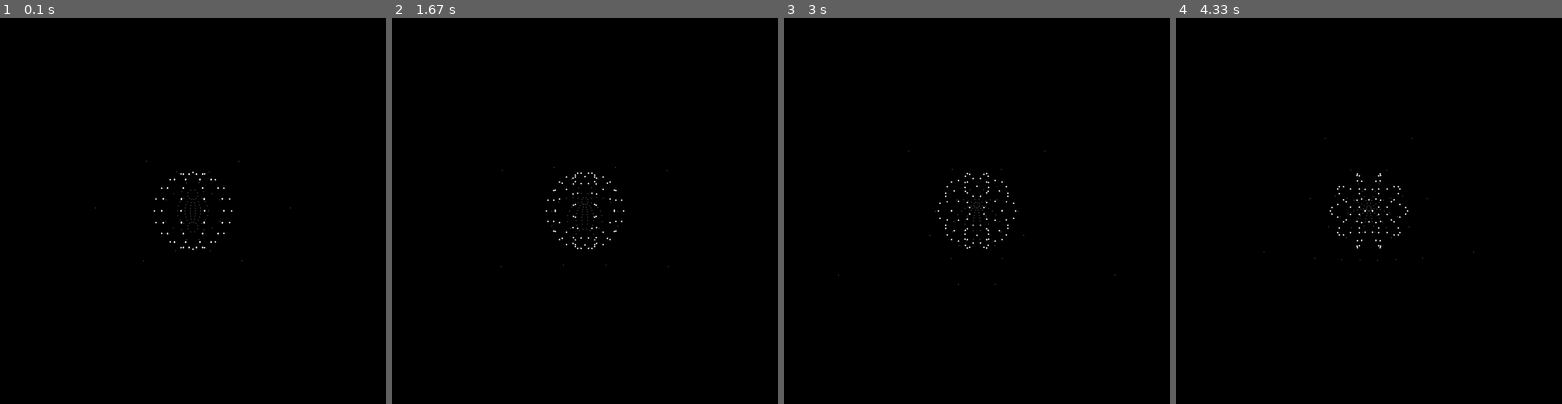
Above: before the commit, frames 1-4 (left to right).
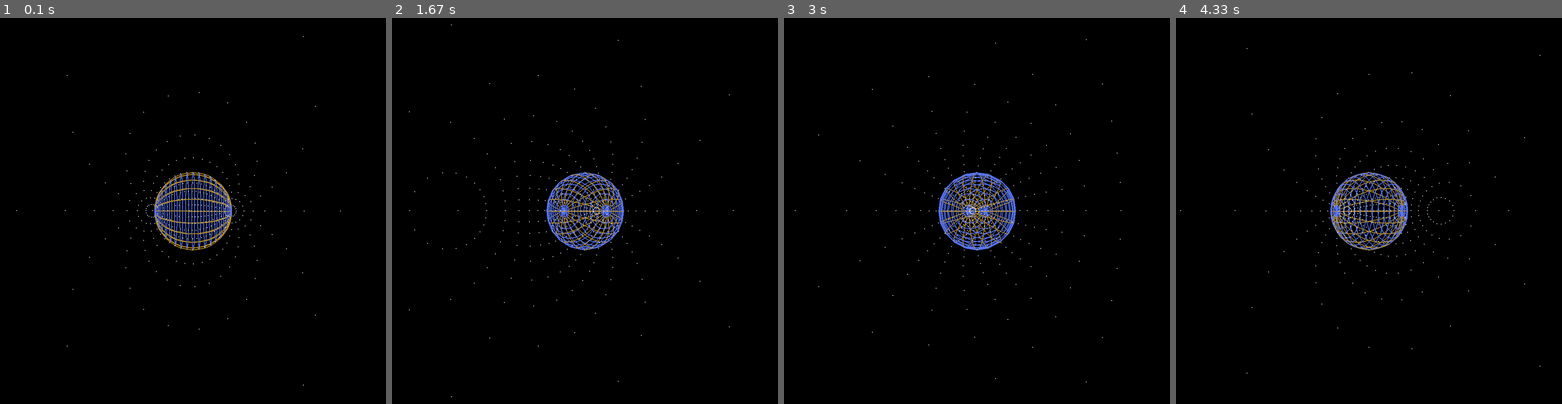
Above: after the commit, the same moments.

Repository: Josephbakulikira/Stereographic-projection-pygame
Game: pygame game, started from main.py
Same seed, same stepped clock (60 frames per second), same inputs: the game is played once before the commit and once after it.
Inputs:
- Up to frame 1 (0.1 s): no input
- Up to frame 2 (1.67 s): no input
- Up to frame 3 (3 s): no input
- Up to frame 4 (4.33 s): no input

The runs differ from the first frame. In frame 1, 2.1% of the frame differs, in the area x 4-89%, y 4-96%; in frame 2, 2.4%; in frame 3, 2.5%, in the area x 2-88%, y 5-95%; in frame 4, 2.2%.

Commit message:
add polygons structure

Diff:
--- a/main.py
+++ b/main.py
@@ -1,22 +1,32 @@
 import pygame
 from setting import *
 from utils import *
+from render import Render
 
+setting = Setting()
 
 pygame.init()
-display = pygame.display.set_mode(resolution)
+display = pygame.display.set_mode(setting.get_resolution())
 clock = pygame.time.Clock()
-fps = 30
 
-sphereMesh = GenerateUVSphere(10, 10)
+n = 20
+k = 20
+sphereMesh = GenerateUVSphere(n, k)
+
+# apply rotation
+for polygon in sphereMesh:
+    for index, vertex in enumerate(polygon.vertices):
+        vertex = np.matmul(zRot(setting.PI/2), vertex.ToMatrix())
+        vertex = MatrixToVertex(vertex)
+        polygon.vertices[index] = vertex
 
 theta = 0
-
+prev = None
 
 run = True
 while run:
-    display.fill(black)
-    clock.tick(fps)
+    display.fill(setting.black)
+    clock.tick(setting.fps)
     frame_rate = int(clock.get_fps())
     pygame.display.set_caption("Stereographic projection : fps: {0}".format(frame_rate))
 
@@ -27,15 +37,41 @@
             if event.key == pygame.K_ESCAPE:
                 run = False
 
-    for index, vertex in enumerate(sphereMesh):
-        vertex = np.matmul(xRot(theta), vertex.ToMatrix())
-        vertex = MatrixToVertex(vertex)
-        v = vertex.translatetoScreen(-1, 1, 0, 200)
-        pygame.draw.circle(display, white, (v.x  + width//2 - 100, v.y + height //2 - 100), 2)
-        if index > 0 and index < len(sphereMesh)-1:
-            x, y = StereographicProjection(None, None, vertex)
-            pygame.draw.circle(display, (100, 100, 100), (x + width//2 , y + height//2), 1)
+    # for index, vtx in enumerate(sphereMesh):
+    #     vertex = np.matmul(xRot(theta), vtx.ToMatrix())
+    #     vertex = np.matmul(yRot(theta), vertex)
 
+    #     vertex = MatrixToVertex(vertex)
+    #     v = vertex.translatetoScreen(-1, 1, 0, 200)
+    #     pygame.draw.circle(display, white, (v.x  + width//2 - 100, v.y + height //2 - 100), 2)
+
+    #     if index > 0 and index < len(sphereMesh)-1:
+    #         x, y = StereographicProjection(None, None, vertex)
+    #         # pygame.draw.circle(display, (100, 100, 100), (x + width//2 , y + height//2), 1)
+
+    # for index, tgl in enumerate(triangles):
+
+    #     v1 = np.matmul(xRot(theta), tgl.v1.ToMatrix())
+    #     v2 = np.matmul(xRot(theta), tgl.v2.ToMatrix())
+    #     v3 = np.matmul(xRot(theta), tgl.v3.ToMatrix())
+
+    #     v1 = MatrixToVertex(v1)
+    #     v2 = MatrixToVertex(v2)
+    #     v3 = MatrixToVertex(v3)
+
+    #     vertex1 = v1.translatetoScreen(-1, 1, 0, 200)
+    #     vertex2 = v2.translatetoScreen(-1, 1, 0, 200)
+    #     vertex3 = v3.translatetoScreen(-1, 1, 0, 200)
+
+    #     pygame.draw.circle(display, white, (vertex1.x  + width//2 - 100, vertex1.y + height //2 - 100), 2)
+    #     pygame.draw.circle(display, white, (vertex2.x  + width//2 - 100, vertex2.y + height //2 - 100), 2)
+    #     pygame.draw.circle(display, white, (vertex3.x  + width//2 - 100, vertex3.y + height //2 - 100), 2)
+
+    #     pygame.draw.line(display, white, (vertex1.x  + width//2 - 100, vertex1.y + height //2 - 100), (vertex2.x  + width//2 - 100, vertex2.y + height //2 - 100), 2)
+    #     pygame.draw.line(display, white, (vertex1.x  + width//2 - 100, vertex1.y + height //2 - 100), (vertex3.x  + width//2 - 100, vertex3.y + height //2 - 100), 2)
+    #     pygame.draw.line(display, white, (vertex3.x  + width//2 - 100, vertex3.y + height //2 - 100), (vertex2.x  + width//2 - 100, vertex2.y + height //2 - 100), 2)
+
+    Render( polygons=sphereMesh , display=display, theta=theta, setting=setting)
 
     theta += 0.01
     pygame.display.update()
--- /dev/null
+++ b/polygon.py
@@ -0,0 +1,6 @@
+class Polygon:
+    def __init__(self):
+        self.vertices = []
+
+    def getSize(self):
+        return len(self.vertices)
--- /dev/null
+++ b/render.py
@@ -0,0 +1,47 @@
+import pygame
+from utils import *
+from polygon import Polygon
+import numpy as np
+
+def Render(polygons, display, theta, setting):
+    for polygon in polygons:
+        previous_vertex = None
+        previous_projection = None
+        for index, vertex in enumerate(polygon.vertices):
+            vertex = np.matmul(yRot(theta), vertex.ToMatrix())
+            # vertex = np.matmul(yRot(theta), vertex)
+            vertex = MatrixToVertex(vertex)
+
+            sphere_scale = 200
+            v = vertex.translatetoScreen(-1, 1, 0, sphere_scale)
+            # add screen offsets
+            x = v.x + setting.width // 2 - sphere_scale//2
+            y = v.y + setting.height // 2 - sphere_scale//2
+
+            # Stereographic projection
+            projected_scale = sphere_scale//2
+
+            stereo_projection = StereographicProjection(None, None, vertex, projected_scale)
+            s_x = stereo_projection[0] + setting.width // 2
+            s_y = stereo_projection[1] + setting.height // 2
+
+
+
+            if previous_vertex:
+                if index%2:
+                    pygame.draw.line(display, setting.blue, (x, y), previous_vertex, 2)
+                else:
+                    pygame.draw.line(display, setting.yellow, (x, y), previous_vertex, 2)
+
+            # if previous_projection:
+            #     if index%2 == 0:
+            #         pygame.draw.line(display, setting.blue, (s_x, s_y), previous_projection, 1)
+            #     else:
+            #         pygame.draw.line(display, setting.yellow, (s_x, s_y), previous_projection, 1)
+            previous_vertex = (x, y)
+            previous_projection = (s_x, s_y)
+
+            # draw projected vertices
+            pygame.draw.circle(display, setting.white, (s_x, s_y), 1)
+            # draw vertices
+            # pygame.draw.circle(display, setting.white, (x, y), 1)
--- a/setting.py
+++ b/setting.py
@@ -1,6 +1,18 @@
-width, height = 1000, 1000
-resolution = (width, height)
-white, black = (255, 255, 255), (0, 0, 0)
+
+class Setting:
+    def __init__(self):
+        self.width = 1000
+        self.height = 1000
+        self.black = (0, 0, 0)
+        self.white = (255, 255, 255)
+        self.yellow = (200, 150, 20)
+        self.blue = (89, 120, 250)
+        self.fps = 60
+        self.PI = 3.14159265359
+        self.TAU = self.PI * 2
+
+    def get_resolution(self):
+        return (self.width, self.height)
 
 def Translate(value, min1, max1, min2, max2):
     return min2 + (max2 - min2) * ((value-min1)/(max1-min1))
--- a/utils.py
+++ b/utils.py
@@ -1,5 +1,6 @@
 import setting
 from vertex import Vertex
+from polygon import Polygon
 import math
 import numpy as np
 
@@ -26,10 +27,13 @@
 
 def MatrixToVertex(mat):
     return Vertex(mat[0][0], mat[1][0], mat[2][0])
+
 def GenerateUVSphere(n, k):
     vertices = []
+    polygons = []
     # adding the North pole
-    vertices.append(Vertex(0, 1, 0))
+    north_pole = Vertex(0, 1, 0)
+    vertices.append(north_pole)
 
     for i in range(k-1):
         phi = math.pi * (i+1)/k
@@ -41,12 +45,53 @@
             vertices.append(Vertex(x, y, z))
 
     # adding the south pole
-    vertices.append(Vertex(0, -1, 0))
+    south_pole = Vertex(0, -1, 0)
+    vertices.append(south_pole)
 
-    return vertices
+    # Add north and south pole triangles
+    for i in range(n):
+        # North polygons
+        index_0 = i + 1
+        index_1 = ( i + 1) % n + 1
+        North = Polygon()
+        North.vertices.append(north_pole)
+        North.vertices.append(vertices[index_0])
+        North.vertices.append(vertices[index_1])
+        polygons.append(North)
 
-def StereographicProjection(N, S, vertex):
-    x = ( 2 * vertex.x)/(1-vertex.z)
-    y = ( 2 * vertex.y)/(1-vertex.z)
+        # South polygons
+        index_0 = i + n * (k - 2) + 1
+        index_1 = (i + 1) % n + n * (k - 2) + 1
+        South = Polygon()
+        South.vertices.append(south_pole)
+        South.vertices.append(vertices[index_0])
+        South.vertices.append(vertices[index_1])
+        polygons.append(South)
 
-    return (x * 20, y * 20)
+    for i in range(k-2):
+        index_0 = i * n + 1
+        index_1 = (i + 1) * n + 1
+        for j in range(n):
+            i0 = index_0 + j
+            i1 = index_0 + (j + 1) % n
+            i2 = index_1 + (j + 1) % n
+            i3 = index_1 + j
+            quad = Polygon()
+            quad.vertices.append(vertices[i0])
+            quad.vertices.append(vertices[i1])
+            quad.vertices.append(vertices[i2])
+            quad.vertices.append(vertices[i3])
+
+            polygons.append(quad)
+
+
+    return polygons
+
+def StereographicProjection(N, S, vertex, scale=1):
+    x = ( vertex.x)/(1-vertex.z)
+    y = ( vertex.y)/(1-vertex.z)
+
+    return (x * scale, y * scale)
+
+def Lerp(a, b, t):
+    return a + (b-a) * t
